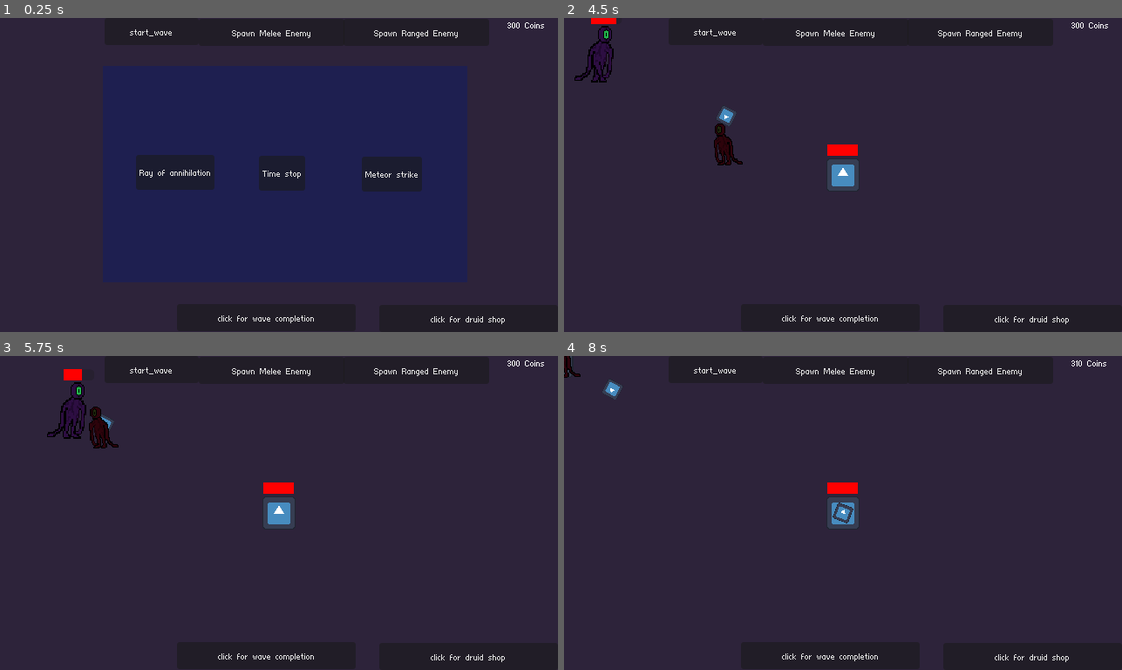
Above: before the commit, frames 1-4 (two rows, left to right).
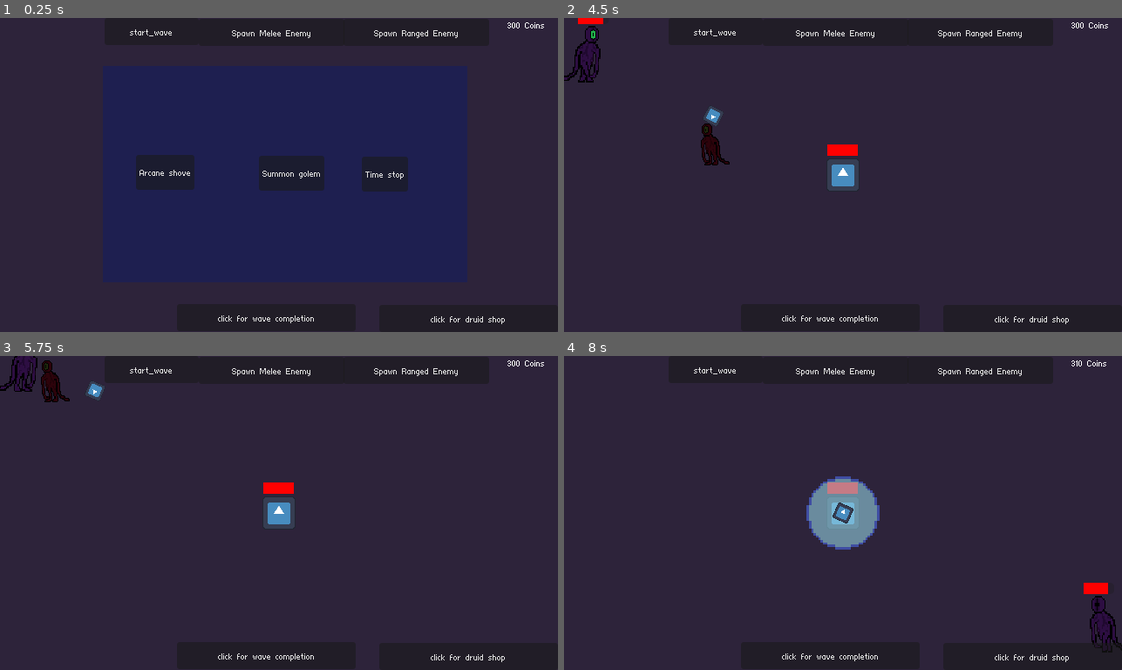
Above: after the commit, the same moments.

Repository: TobiasTV49/Informatica-Eindopdracht
Game: Godot game, scene res://Functionality/Scenes/main.tscn
The game is run twice, just before and just after one commit, with the same random seed, the same clock (stepped at 60 frames per second) and the same inputs. The engine's default icon, where the game draws it, is replaced by a stand-in: a white triangle on a blue panel in a dark square.
Inputs:
- Up to frame 1 (0.25 s): no input
- Up to frame 2 (4.5 s): click "start_wave" at 0.5 s; click "start_wave" at 1.25 s; click "Spawn Melee Enemy" at 2 s; click "Spawn Ranged Enemy" at 2.75 s; click "Ray of annihilation" (after the commit: "Arcane shove") at 3.5 s; hold Right (right) from 4.28 s (still down)
- Up to frame 3 (5.75 s): release Right (right) at 5.03 s; hold Down (down) from 5.03 s (still down)
- Up to frame 4 (8 s): release Down (down) at 5.78 s; hold Right (right) 5.78-6.53 s; hold Up (up) 6.53-7.28 s; hold Left (left) from 7.28 s (still down)

The runs differ from the first frame. In frame 1, 1.2% of the frame differs, in the area x 25-76%, y 43-56%; in frame 2, 1.5%; in frame 3, 1.6%; in frame 4, 2.9%, in the area x 0-100%, y 0-93%.
Error before the commit: Invalid access to property or key '7' on a base object of type 'Dictionary'. (res://Functionality/Scripts/player.gd:29)

Commit message:
no crash

Diff:
--- a/Functionality/Scripts/GameData.gd
+++ b/Functionality/Scripts/GameData.gd
@@ -3,36 +3,42 @@
 	0: {
 		"Name" = "Magic missile",
 		"Damage" = 30,
+		"Active" = false,
 	},
 	1: {
 		"Name" = "Divine protection",
 		"Damage" = 0,
+		"Active" = false,
 	},
 	2: {
 		"Name" = "Arcane shove",
 		"Damage" = 5,
+		"Active" = false,
 	},
 	3: {
 		"Name" = "Arcane construct",
 		"Damage" = 0,
+		"Active" = false,
 	},
 	4: {
 		"Name" = "Summon golem",
 		"Damage" = 0,
+		"Active" = false,
 	},
-}
-var ActiveSpells = {
 	5: {
 		"Name" = "Meteor strike",
 		"Damage" = 50,
+		"Active" = true,
 	},
 	6: {
 		"Name" = "Time stop",
 		"Damage" = 0,
+		"Active" = true,
 	},
 	7: {
 		"Name" = "Ray of annihilation",
 		"Damage" = 5,
+		"Active" = true,
 	},
 }
 var Items = {
--- a/Functionality/Scripts/spell_menu.gd
+++ b/Functionality/Scripts/spell_menu.gd
@@ -33,7 +33,7 @@
 		lock = true
 	if Global.BossWaveCompleted == true and lock == false:
 		active = true
-		for i in GameData.ActiveSpells:
+		for i in GameData.Spells:
 			CheckPlayerSpells(i)
 			if inside == true:
 				UpgradeSpells.append(i)
@@ -103,26 +103,15 @@
 									#spell, level, sideupgrade
 
 func UpdateNames():
-	if active == false:
-		$SpellMenu_BG/Spell1.text = GameData.Spells[Spells[0]]["Name"]
-		if Sideupgrades[0] != null:
-			$SpellMenu_BG/Spell1.text += "\n sidegrade"
-		$SpellMenu_BG/Spell2.text = GameData.Spells[Spells[1]]["Name"]
-		if Sideupgrades[1] != null:
-			$SpellMenu_BG/Spell2.text += "\n sidegrade"
-		$SpellMenu_BG/Spell3.text = GameData.Spells[Spells[2]]["Name"]
-		if Sideupgrades[2] != null:
-			$SpellMenu_BG/Spell3.text += "\n sidegrade"
-	else:
-		$SpellMenu_BG/Spell1.text = GameData.ActiveSpells[Spells[0]]["Name"]
-		if Sideupgrades[0] != null:
-			$SpellMenu_BG/Spell1.text += "\n sidegrade"
-		$SpellMenu_BG/Spell2.text = GameData.ActiveSpells[Spells[1]]["Name"]
-		if Sideupgrades[1] != null:
-			$SpellMenu_BG/Spell2.text += "\n sidegrade"
-		$SpellMenu_BG/Spell3.text = GameData.ActiveSpells[Spells[2]]["Name"]
-		if Sideupgrades[2] != null:
-			$SpellMenu_BG/Spell3.text += "\n sidegrade"
+	$SpellMenu_BG/Spell1.text = GameData.Spells[Spells[0]]["Name"]
+	if Sideupgrades[0] != null:
+		$SpellMenu_BG/Spell1.text += "\n sidegrade"
+	$SpellMenu_BG/Spell2.text = GameData.Spells[Spells[1]]["Name"]
+	if Sideupgrades[1] != null:
+		$SpellMenu_BG/Spell2.text += "\n sidegrade"
+	$SpellMenu_BG/Spell3.text = GameData.Spells[Spells[2]]["Name"]
+	if Sideupgrades[2] != null:
+		$SpellMenu_BG/Spell3.text += "\n sidegrade"
 
 func CheckPlayerSpells(i):
 	var lock = false
@@ -149,7 +138,3 @@
 		for i in GameData.Spells:
 			if i == spell:
 				index = i
-	else:
-		for i in GameData.ActiveSpells:
-			if i == spell:
-				index = i
